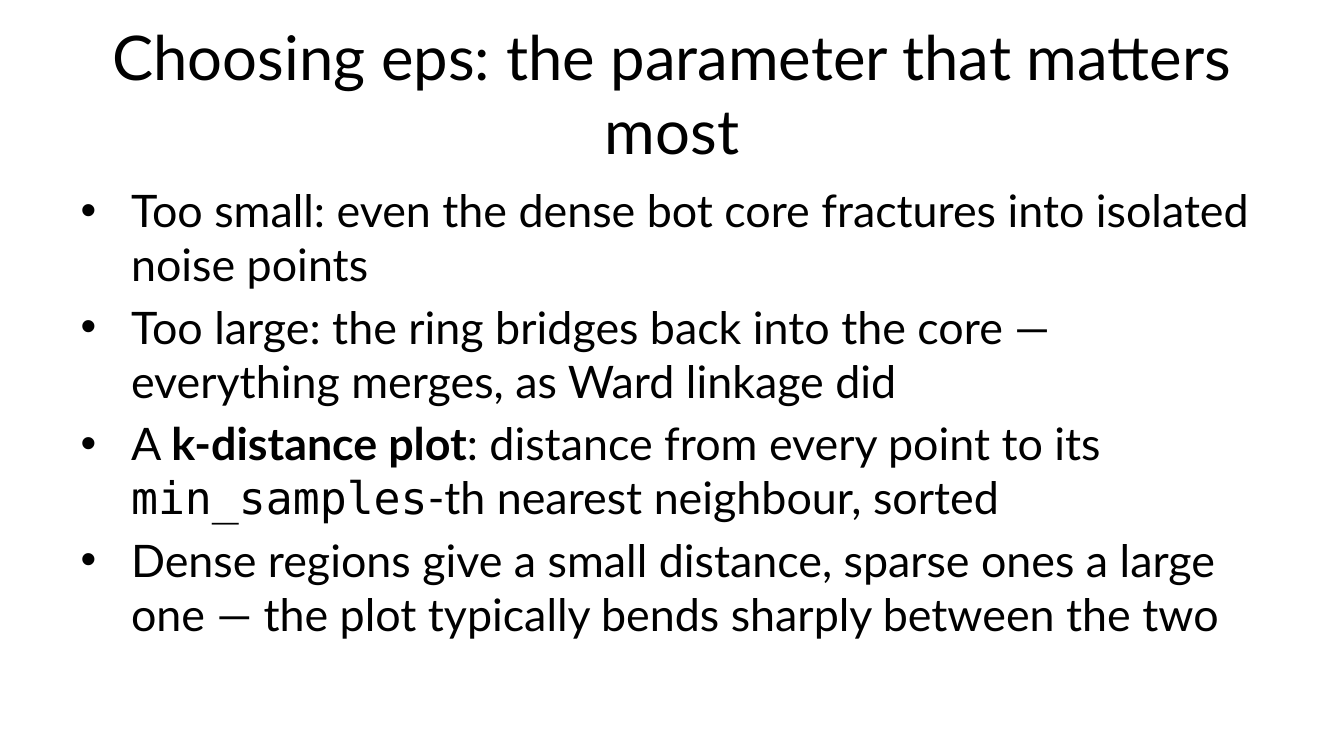
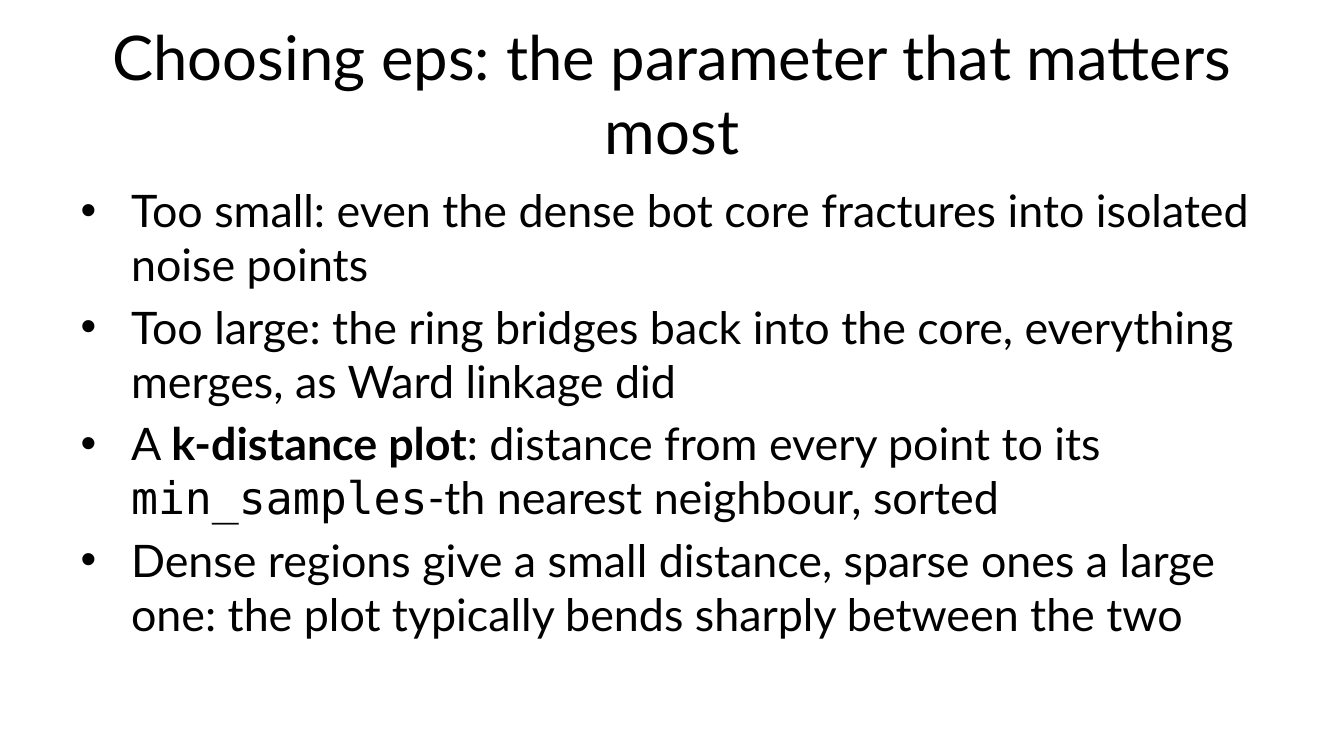
Before and after one commit to fabioantonini/technologies-for-artificial-intelligence, a slide deck: slide 35 of Lessons/08_unsupervised_learning/Slides/unsupervised_learning_slides.pptx. Drawn at 1344x756 pixels with LibreOffice and Linux fonts; fonts in the diff are those of the drawing; background and template pictures are left out. Boxes give left, top, right and bottom in pixels: in the first picture for what was removed or moved away, otherwise in the second. Text is boxed around its words. In the diff, an @@ line names an element or a change of style, - is before the commit and + after.

```diff
--- a/Lessons/08_unsupervised_learning/Slides/unsupervised_learning_slides.pptx
+++ b/Lessons/08_unsupervised_learning/Slides/unsupervised_learning_slides.pptx
@@ text at [131, 311, 1234, 407]: text changed @@
-• Too large: the ring bridges back into the core — everything merges, as Ward linkage did
+• Too large: the ring bridges back into the core, everything merges, as Ward linkage did
@@ text at [131, 544, 1215, 639]: text changed @@
-• Dense regions give a small distance, sparse ones a large one — the plot typically bends sharply between the two
+• Dense regions give a small distance, sparse ones a large one: the plot typically bends sharply between the two
```
Also in this commit, not shown: 33 other slides changed, 27 other files.
